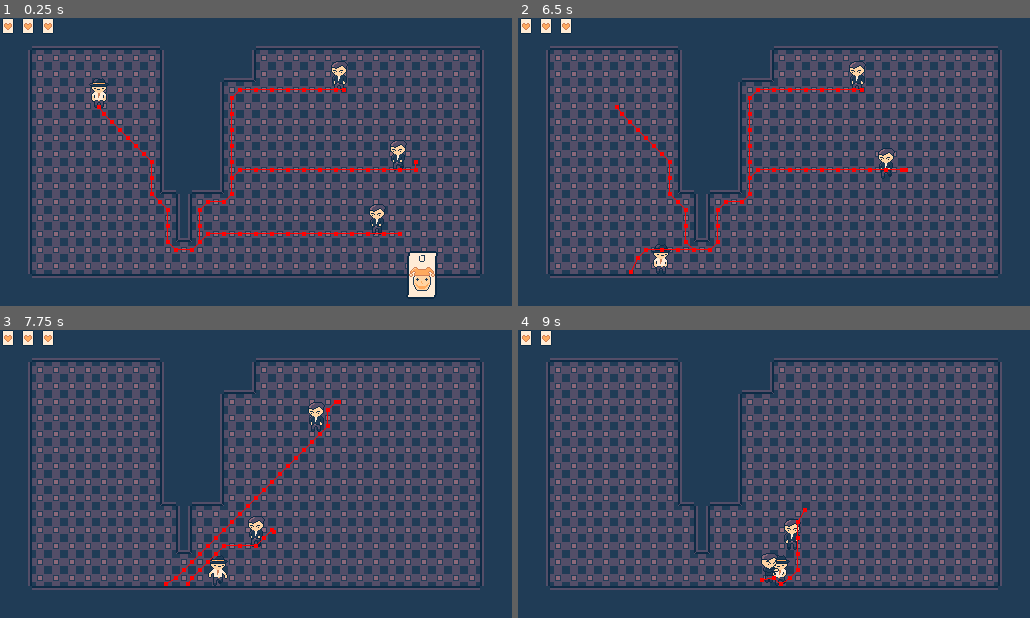
Above: before the commit, frames 1-4 (two rows, left to right).
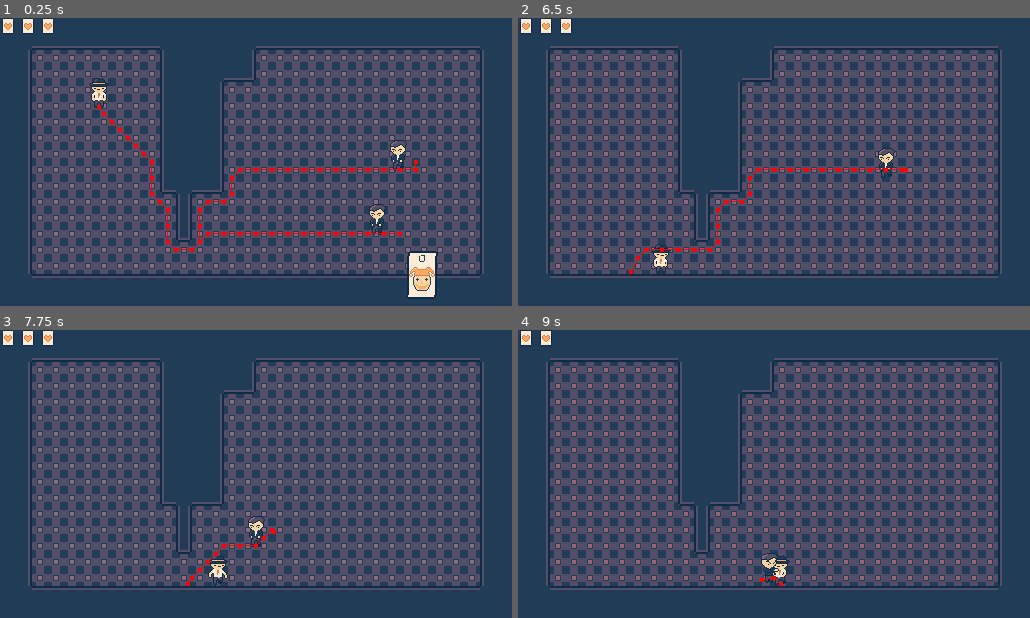
Above: after the commit, the same moments.

Repository: Inlufexer/Rogue-Tarot
Game: Godot game, scene res://scenes/levels/main.tscn
The game is run twice, just before and just after one commit, with the same random seed, the same clock (stepped at 60 frames per second) and the same inputs.
Inputs (mouse positions are in pixels of both pictures, inside the frame that each line leads up to):
- Up to frame 1 (0.25 s): no input
- Up to frame 2 (6.5 s): tap Enter at 0.5 s; move the mouse to (886, 147) at 0.52 s; hold D (right) 0.53-1.28 s; click (886, 147) at 0.6 s; move the mouse to (671, 176) at 1.27 s; hold S (down) 1.28-2.03 s; tap E (tarot_ability) every 1.5 s from 1.35 to 5.85 s; move the mouse to (825, 98) at 2.02 s; hold D (right) 2.03-2.78 s; click (825, 98) at 2.1 s; move the mouse to (748, 219) at 2.77 s; hold I (shoot_up) 2.78-3.53 s; move the mouse to (927, 205) at 3.52 s; hold A (left) 3.53-5.03 s; click (927, 205) at 3.6 s; move the mouse to (620, 118) at 4.27 s; tap Space at 5 s; move the mouse to (799, 162) at 5.02 s; hold S (down) 5.03-5.78 s; click (799, 162) at 5.1 s; move the mouse to (697, 90) at 5.77 s; hold D (right) from 5.78 s (still down)
- Up to frame 3 (7.75 s): move the mouse to (368, 459) at 6.52 s; release D (right) at 6.53 s; hold I (shoot_up) 6.53-7.28 s; click (368, 459) at 6.6 s; move the mouse to (153, 488) at 7.27 s; hold D (right) from 7.28 s (still down); tap E (tarot_ability) at 7.35 s
- Up to frame 4 (9 s): move the mouse to (825, 410) at 8.02 s; release D (right) at 8.03 s; hold S (down) 8.03-8.78 s; click (825, 410) at 8.1 s; move the mouse to (748, 531) at 8.77 s; hold A (left) from 8.78 s (still down); tap E (tarot_ability) at 8.85 s

The runs differ from the first frame. In frame 1, 0.4% of the frame differs, in the area x 44-68%, y 14-55%; in frame 2, 0.6%, in the area x 18-68%, y 14-80%; in frame 3, 0.5%; in frame 4, 0.3%.

Commit message:
Ember Alert Example
Here's a description. Be descriptive so people can figure out what you did!

Diff:
--- a/scenes/levels/main.tscn
+++ b/scenes/levels/main.tscn
@@ -127,6 +127,3 @@
 
 [node name="enemy2" parent="." instance=ExtResource("2_2vj2h")]
 position = Vector2(400, 216)
-
-[node name="enemy3" parent="." instance=ExtResource("2_2vj2h")]
-position = Vector2(344, 72)
